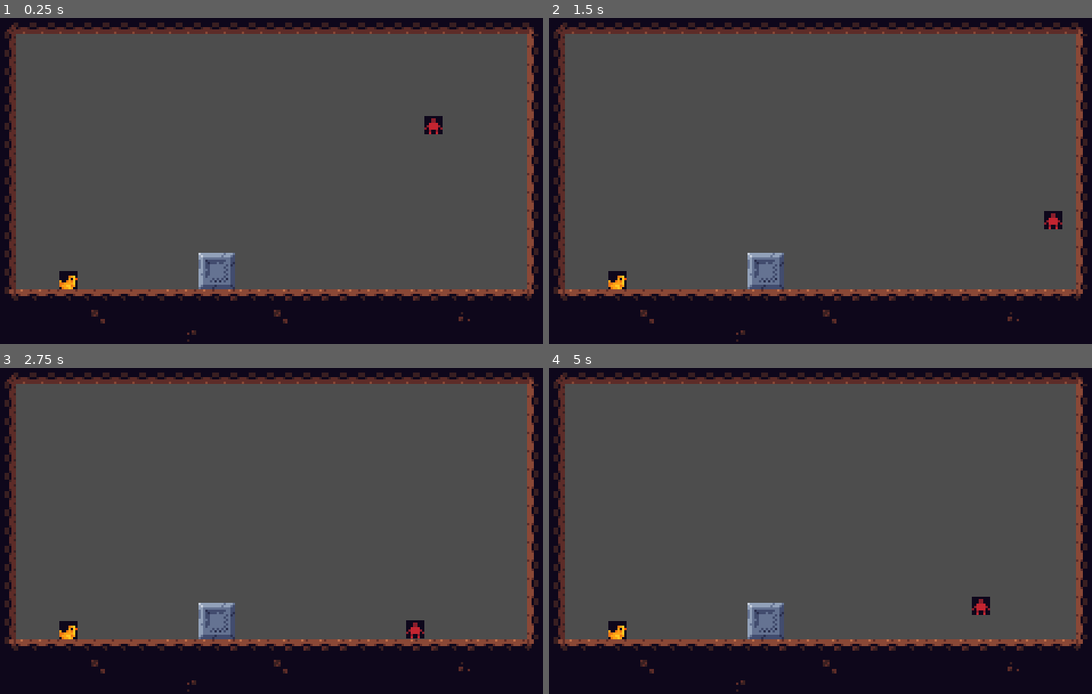
Above: before the commit, frames 1-4 (two rows, left to right).
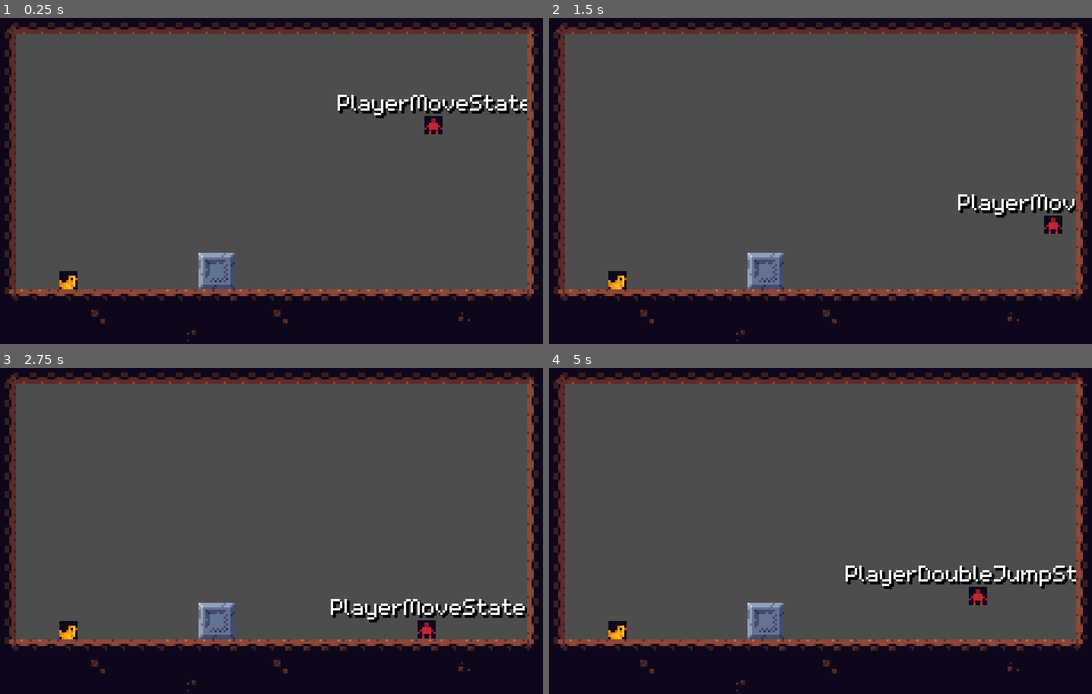
Above: after the commit, the same moments.

Repository: ReusableChopsticks/Platformer2024
Game: Godot game, scene res://scenes/levels/manager/level_manager.tscn
Same seed, same stepped clock (60 frames per second), same inputs: the game is played once before the commit and once after it.
Inputs:
- Up to frame 1 (0.25 s): no input
- Up to frame 2 (1.5 s): tap Enter at 0.5 s; hold Right (right) from 0.53 s (still down); tap Z (dash) at 0.6 s; tap Space (jump) at 0.77, 0.8, 1.07, 1.35 s
- Up to frame 3 (2.75 s): tap Space (jump) at 1.52, 1.82, 2.3 s; tap Z (dash) at 1.55, 2.1 s; release Right (right) at 2.03 s; hold A (left) from 2.03 s (still down)
- Up to frame 4 (5 s): release A (left) at 2.78 s; hold Right (right) 2.78-4.28 s; tap Z (dash) at 2.85, 4.35 s; tap Space (jump) at 3.02, 3.32, 3.6, 3.77, 4.07, 4.52, 4.82 s; hold A (left) from 4.28 s (still down)

The runs differ from the first frame. In frame 1, 1.3% of the frame differs, in the area x 62-98%, y 23-31%; in frame 2, 0.9%; in frame 3, 1.6%; in frame 4, 1.9%, in the area x 54-98%, y 60-76%.

Commit message:
fixed idle dash and double wall jump
- dash resets speed back to max move speed after it is done for consistency
- you cant wall jump (and normal jump) twice very quickly any more (consume grace time on wall jump)

Diff:
--- a/scenes/levels/components/goal.tscn
+++ b/scenes/levels/components/goal.tscn
@@ -17,7 +17,6 @@
 region_filter_clip_enabled = true
 
 [node name="CollisionShape2D" type="CollisionShape2D" parent="."]
-scale = Vector2(1, 1)
 shape = SubResource("RectangleShape2D_nlwd8")
 
 [connection signal="body_entered" from="." to="." method="_on_body_entered"]
--- a/scenes/levels/level.tscn
+++ b/scenes/levels/level.tscn
@@ -1702,6 +1702,7 @@
 
 [node name="Player" parent="." instance=ExtResource("2_caiss")]
 position = Vector2(71, -37)
+air_friction_mult = 0.2
 
 [node name="Camera2D" type="Camera2D" parent="."]
 
--- a/scenes/player/PlayerDashState.gd
+++ b/scenes/player/PlayerDashState.gd
@@ -63,6 +63,7 @@
 	# so the player does not jump immediately if you press jump during a dash
 	player.jump_buffer_timer.stop()
 	player.has_dash = false
+	player.velocity.x = player.facing_dir * player.move_speed
 
 func on_dash_timeout():
 	if not already_transitioned:
--- a/scenes/player/PlayerJumpState.gd
+++ b/scenes/player/PlayerJumpState.gd
@@ -17,6 +17,9 @@
 	# apply jump force
 	player.velocity.y = player.jump_vel
 
+func exit():
+	player.jump_grace_timer.stop()
+
 func physics_update(delta: float):
 	# left and right movement
 	if (Input.get_axis("left", "right")):
@@ -25,8 +28,9 @@
 		friction_x(delta, player.air_friction_mult)
 
 	# halve velocity when releasing jump
-	if Input.is_action_just_released("jump") and player.velocity.y < 0:
-		player.velocity.y /= 2
+	if Input.is_action_just_released("jump"):
+		if player.velocity.y < 0:
+			player.velocity.y /= 2
 		transitioned.emit(self, "PlayerMoveState")
 		return
 
--- a/scenes/player/PlayerWallJumpState.gd
+++ b/scenes/player/PlayerWallJumpState.gd
@@ -14,6 +14,7 @@
 
 
 func exit_wall_jump():
+	player.wall_jump_grace_timer.stop()
 	transitioned.emit(self, "PlayerMoveState")
 
 func enter():
--- a/scenes/player/player.gd
+++ b/scenes/player/player.gd
@@ -91,11 +91,11 @@
 	## jumping numbers according to formulas
 	# https://www.youtube.com/watch?v=hG9SzQxaCm8
 	gravity = (2 * jump_height) / (time_to_jump_peak * time_to_jump_peak)
-	jump_vel = -(2 * jump_height) / time_to_jump_peak
-	wall_jump_vel = jump_vel * 0.6
-	double_jump_vel = jump_vel * 0.6
-	rebound_y_vel = jump_vel * 0.3
-	floor_rebound_vel = jump_vel * 1.5
+	jump_vel = floor(-(2 * jump_height) / time_to_jump_peak)
+	wall_jump_vel = floor(jump_vel * 0.6)
+	double_jump_vel = floor(jump_vel * 0.6)
+	rebound_y_vel = floor(jump_vel * 0.3)
+	floor_rebound_vel = floor(jump_vel * 1.5)
 
 ## calculate movement values every time speed_level is changed
 func calculate_forces():
--- a/scenes/player/player.tscn
+++ b/scenes/player/player.tscn
@@ -13,7 +13,6 @@
 [ext_resource type="Script" path="res://scenes/player/PlayerReboundState.gd" id="11_pj1yr"]
 
 [sub_resource type="LabelSettings" id="LabelSettings_f682e"]
-font_size = 32
 shadow_color = Color(0, 0, 0, 1)
 
 [sub_resource type="RectangleShape2D" id="RectangleShape2D_d5in4"]
@@ -24,18 +23,17 @@
 script = ExtResource("1_a62lr")
 base_speed = 50
 max_speed_level = 7
-counter_dir_force_mult = 5.0
-time_to_max_speed = 0.305
+counter_dir_force_mult = 3.0
+time_to_max_speed = 0.1
 time_to_stop = 0.1
 gravity = 1500.0
-air_friction_mult = 0.308
-fast_fall_mult = 1.607
+air_move_mult = 0.2
 
 [node name="StateLabel" type="Label" parent="."]
-offset_left = -59.0
-offset_top = -115.0
-offset_right = 58.0
-offset_bottom = -70.0
+offset_left = -38.0
+offset_top = -17.0
+offset_right = 40.0
+offset_bottom = 13.0
 text = "{STATE}"
 label_settings = SubResource("LabelSettings_f682e")
 horizontal_alignment = 1
@@ -52,6 +50,7 @@
 [node name="StateMachine" type="Node" parent="." node_paths=PackedStringArray("initial_state")]
 script = ExtResource("3_ockid")
 initial_state = NodePath("PlayerMoveState")
+show_state_label = true
 
 [node name="PlayerState" type="Node" parent="StateMachine"]
 script = ExtResource("5_vrwvw")
@@ -64,7 +63,6 @@
 
 [node name="PlayerDashState" type="Node" parent="StateMachine"]
 script = ExtResource("8_rv3dp")
-dash_time = 0.1
 
 [node name="PlayerWallState" type="Node" parent="StateMachine"]
 script = ExtResource("8_mglwi")
